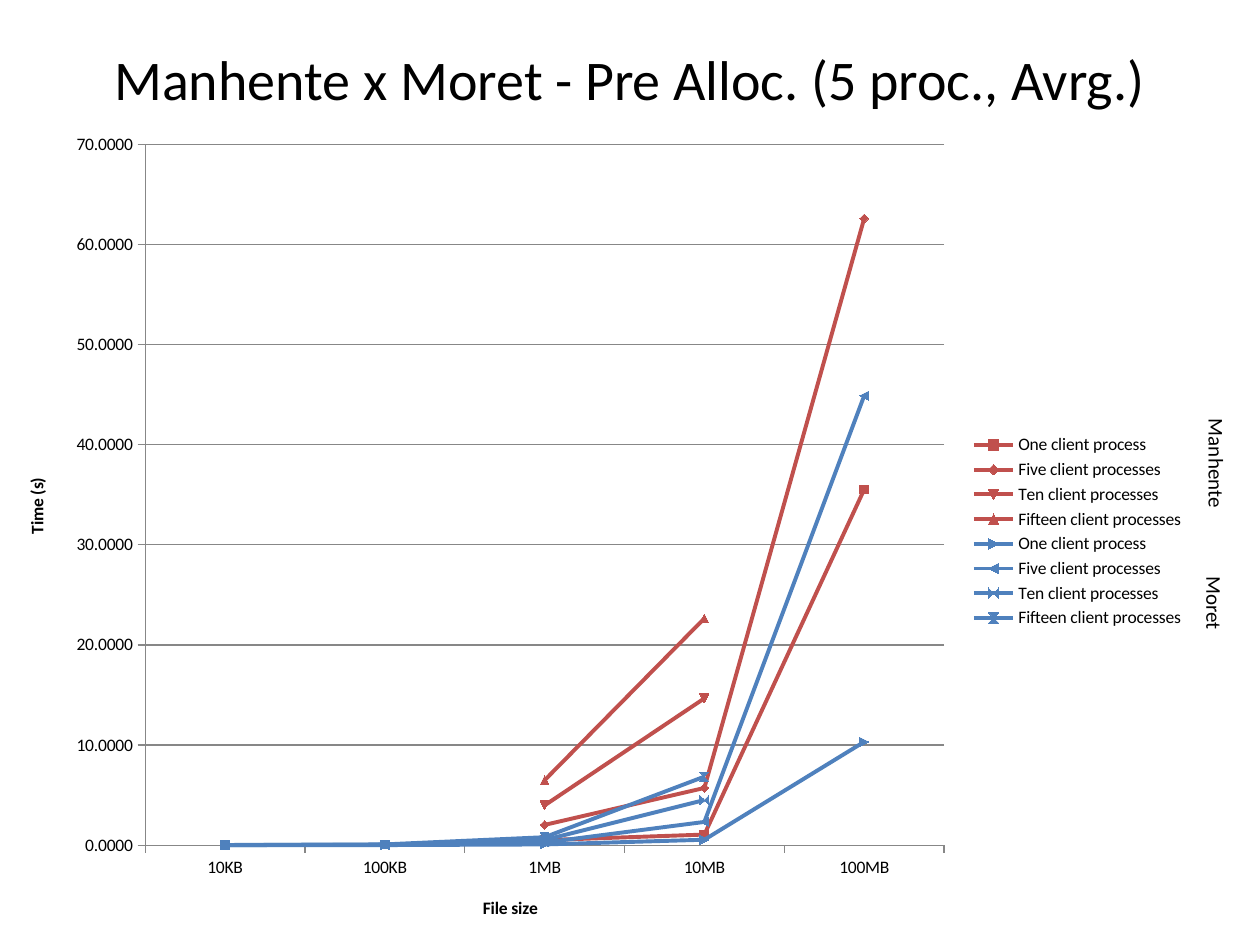
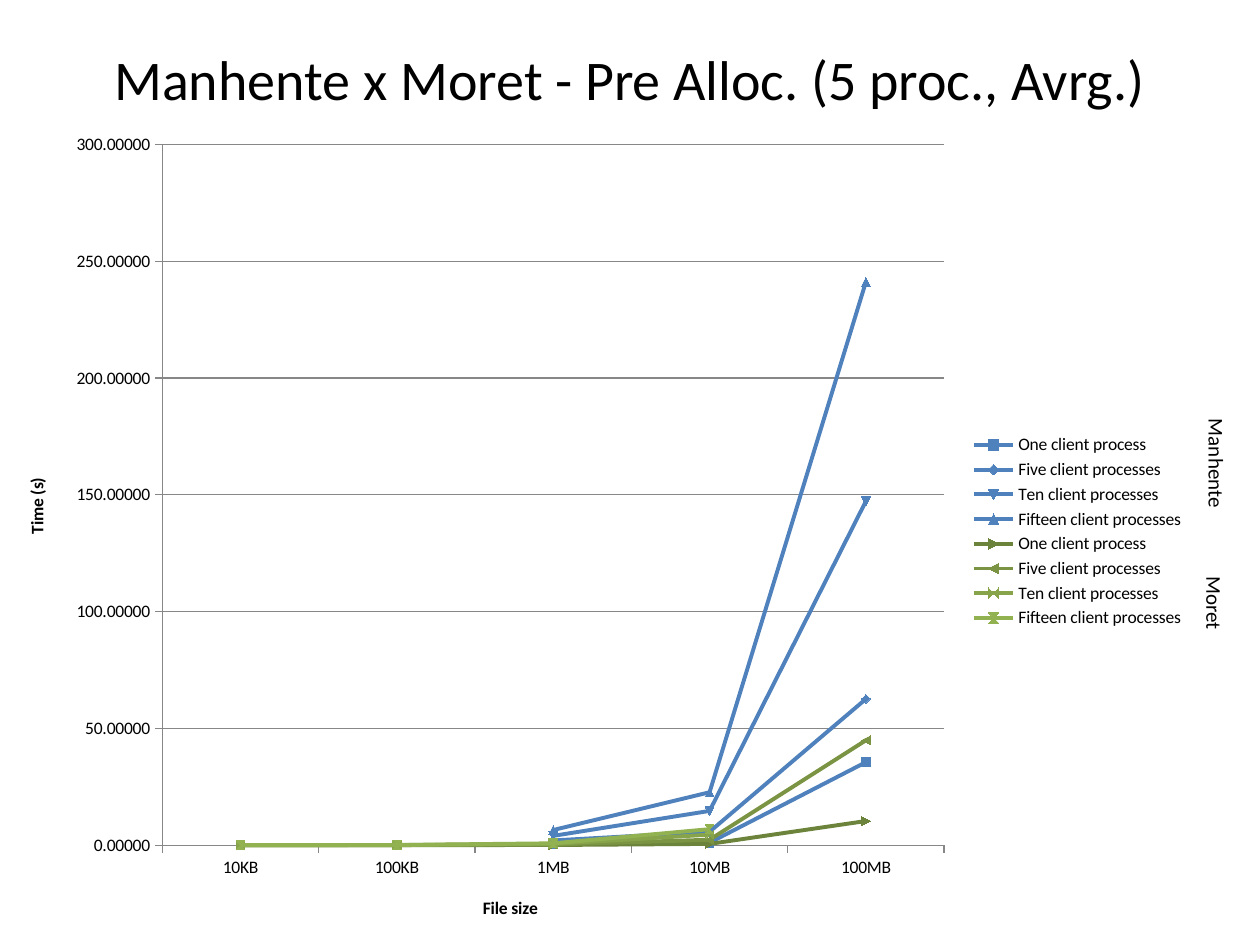
Before and after one commit to moret/puc-sd-trab1-marques-moret, a slide deck: slide 6 of comparisons.pptm. Drawn at 1260x945 pixels with LibreOffice and Linux fonts; fonts in the diff are those of the drawing. Boxes give left, top, right and bottom in pixels: in the first picture for what was removed or moved away, otherwise in the second. Text is boxed around its words. In the diff, an @@ line names an element or a change of style, - is before the commit and + after.

Commit message:
- Inclusão dos resultados para servidor multiprocessos sob-demanda. - Atualização das minhas planilhas de coleta com os novos dados de resultado. - Mudança no formato das colunas avrg nas planilhas de resultado para melhor visualização:  . Separação de casas de milhar com pontos.  . 5 casas decimais. - Atualização da comparação de servidores (comparisons.pptm) com os meus novos resultados. - Correção no script manhente_results_parser.lua (troca da extensão esperada de .txt para .log)

```diff
--- a/comparisons.pptm
+++ b/comparisons.pptm
@@ line chart at <box>0,118,1197,945</box> @@
@@ colour of Five client processes #4F81BD to #C0504D @@
@@ colour of Ten client processes #4F81BD to #9BBB59 @@
@@ colour of Fifteen client processes #4F81BD to #8064A2 @@
@@ colour of One client process #C0504D to #4F81BD @@
@@ colour of Five client processes #C0504D to #4F81BD @@
@@ Ten client processes, 100MB: - to 147 @@
@@ colour of Ten client processes #C0504D to #4F81BD @@
@@ Fifteen client processes, 100MB: - to 241 @@
@@ colour of Fifteen client processes #C0504D to #4F81BD @@
@@ value axis changed @@
```
Also in this commit, not shown: 2 other slides changed, 5 other files.
